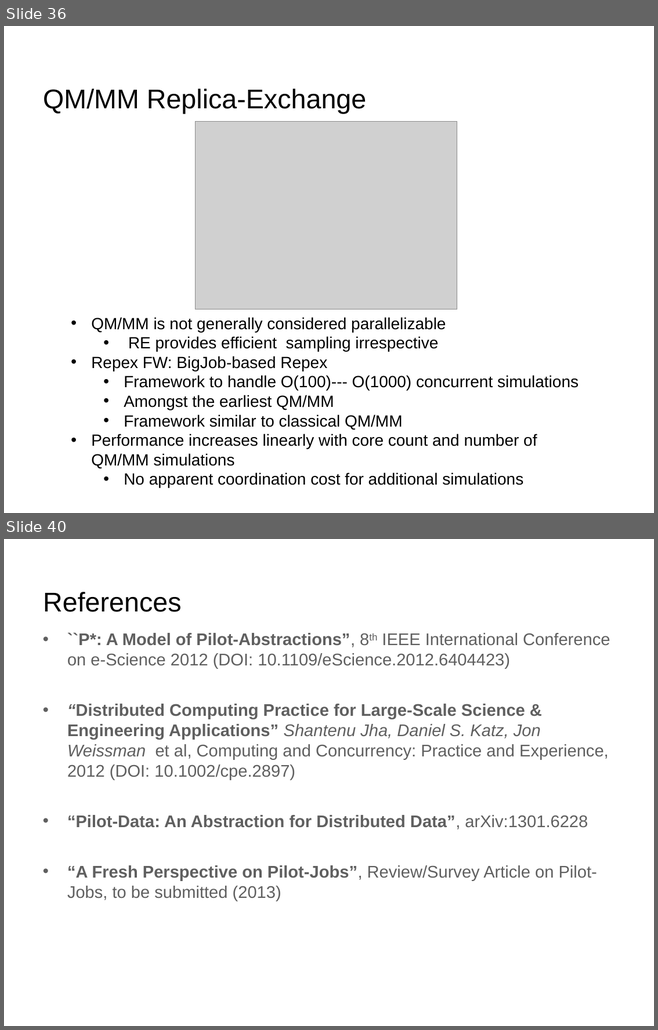
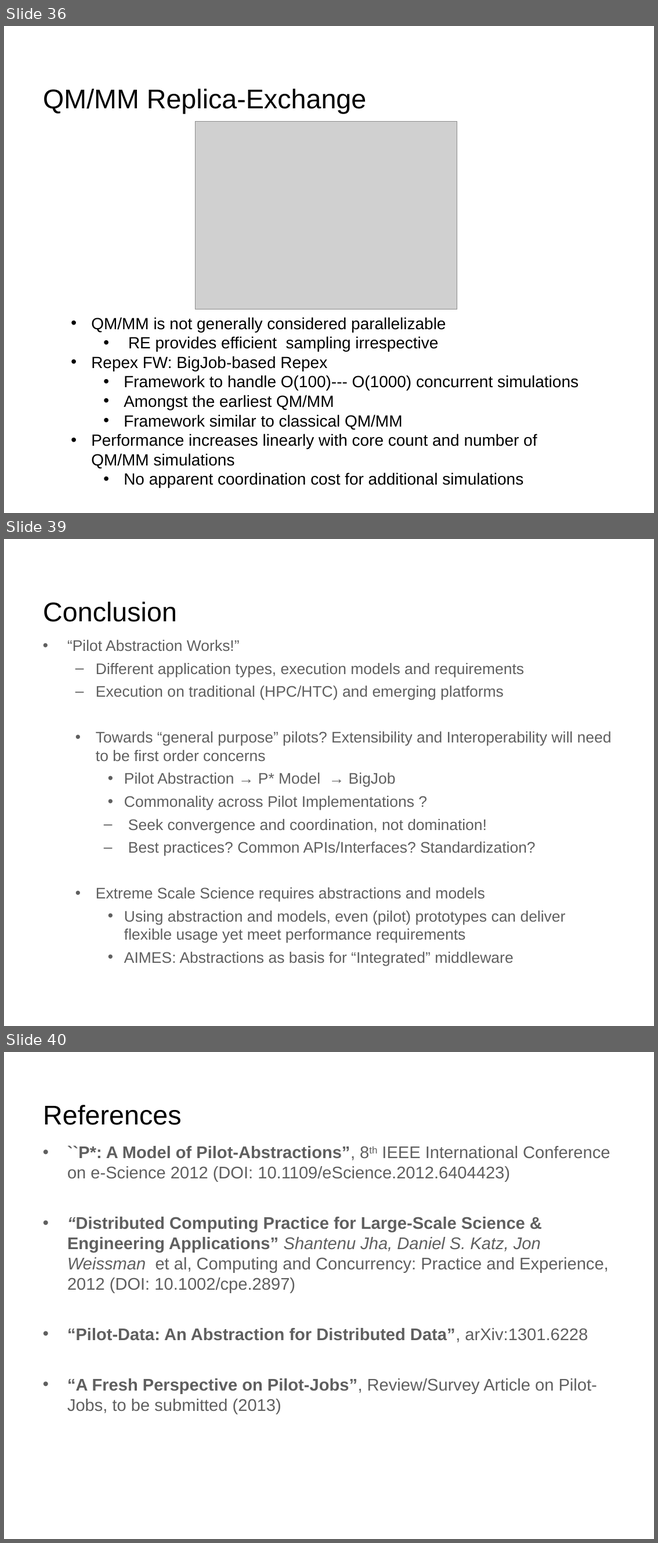
Before and after one commit to saga-project/presentations, a slide deck: bnl-pstar.ppt. Shown one above the other, each under a label of ours: slides 36 and 40 before the commit, slides 36, 39 and 40 after it; the slides between them are not shown. The pictures are 658x1030 and 658x1543 pixels, drawn with LibreOffice and Linux fonts; fonts in the diff are those of the drawing; grey boxes stand for pictures; background and template pictures are left out. Boxes give left, top, right and bottom in pixels: in the first picture for what was removed or moved away, otherwise in the second. Text is boxed around its words. In the diff, an @@ line names an element or a change of style, - is before the commit and + after.

```diff
--- a/bnl-pstar.ppt
+++ b/bnl-pstar.ppt
@@ slide 39 added at box(4, 539, 654, 1026), background #FFFFFF @@
@@ title added at box(43, 602, 177, 622), 30 pt, text #000000 @@
+Conclusion
@@ text added at box(67, 640, 611, 966), 17 pt, text #5F5F5F @@
+• “Pilot Abstraction Works!”
+  – Different application types, execution models and requirements
+  – Execution on traditional (HPC/HTC) and emerging platforms
+  • Towards “general purpose” pilots? Extensibility and Interoperability will need to be first order concerns
+    • Pilot Abstraction → P* Model → BigJob
+    • Commonality across Pilot Implementations ?
+      – Seek convergence and coordination, not domination!
+      – Best practices? Common APIs/Interfaces? Standardization?
+  • Extreme Scale Science requires abstractions and models
+    • Using abstraction and models, even (pilot) prototypes can deliver flexible usage yet meet performance requirements
+    • AIMES: Abstractions as basis for “Integrated” middleware
```
Also in this commit, not shown: 4 slides changed, 1 slide removed.
